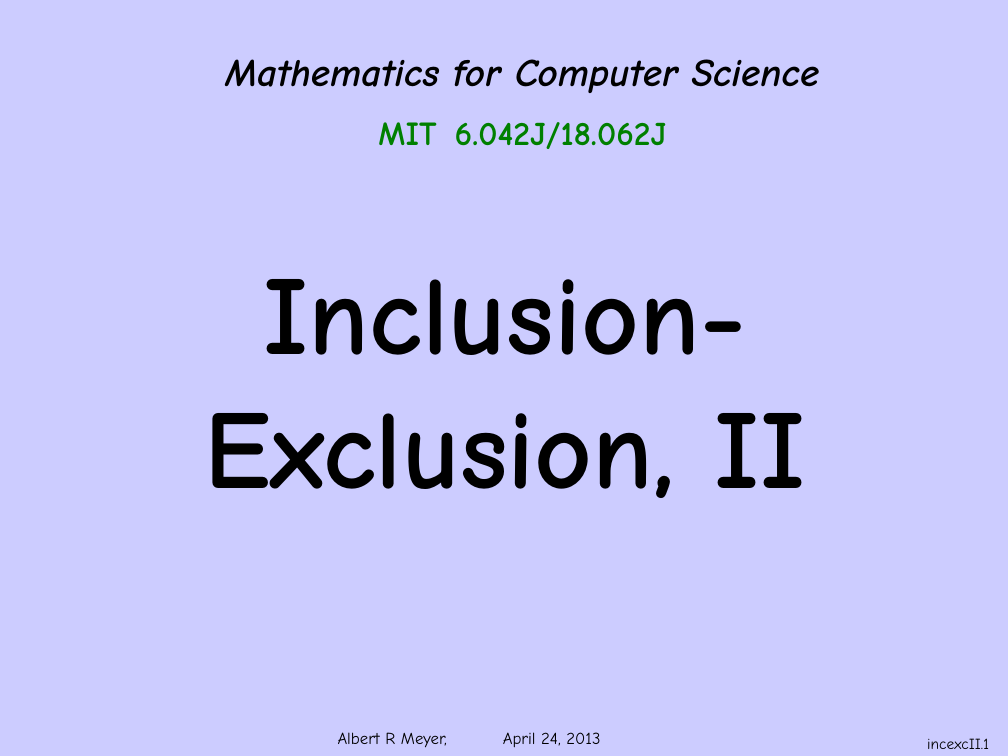
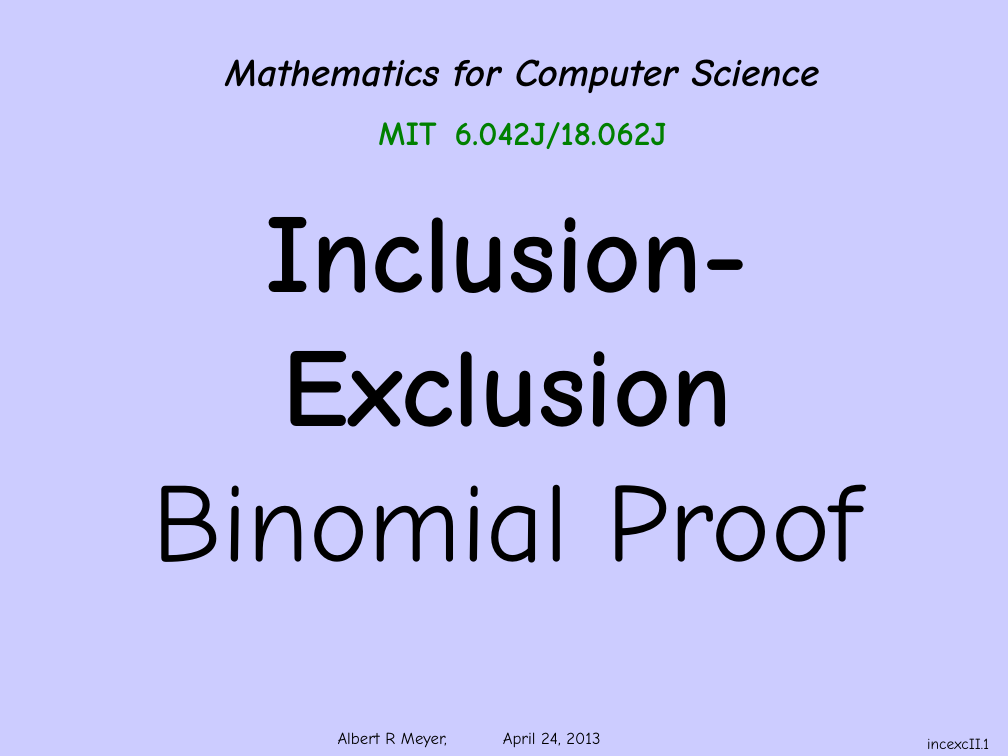
Before and after one commit to armeyer/mcs_web, a slide deck: slide 1 of spring13/slides13/incexcII.pptx. Drawn at 1008x756 pixels with LibreOffice and Linux fonts; fonts in the diff are those of the drawing; background and template pictures are left out. Boxes give left, top, right and bottom in pixels: in the first picture for what was removed or moved away, otherwise in the second. Text is boxed around its words. In the diff, an @@ line names an element or a change of style, - is before the commit and + after.

```diff
--- a/spring13/slides13/incexcII.pptx
+++ b/spring13/slides13/incexcII.pptx
@@ text at [153, 217, 862, 563]: text changed @@
-Inclusion-Exclusion, II
+Inclusion-Exclusion
+Binomial Proof
```
Also in this commit, not shown: 4 other slides changed, 4 other files.
